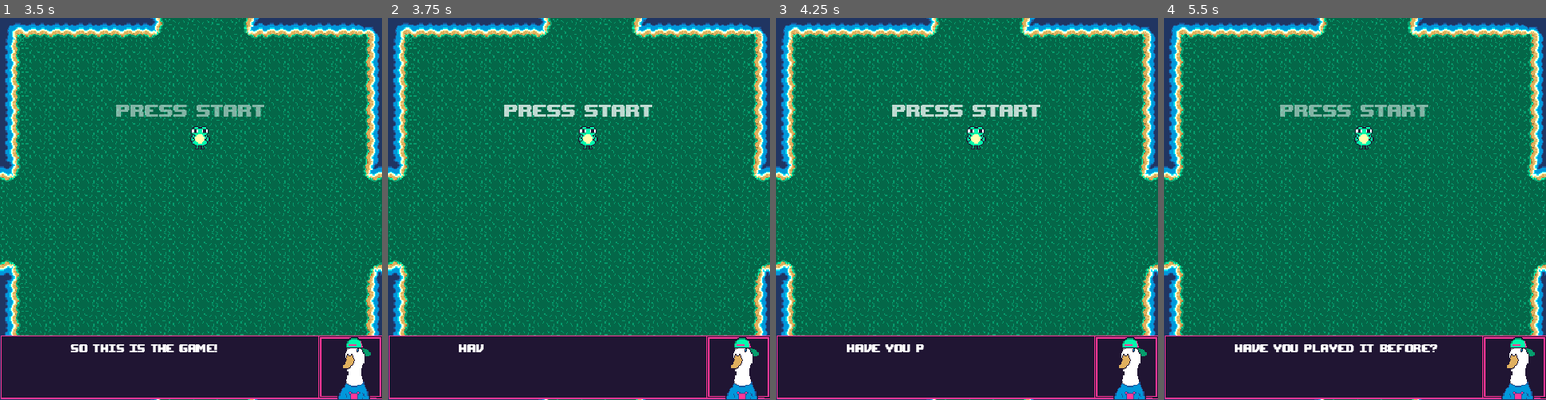
Above: before the commit, frames 1-4 (left to right).
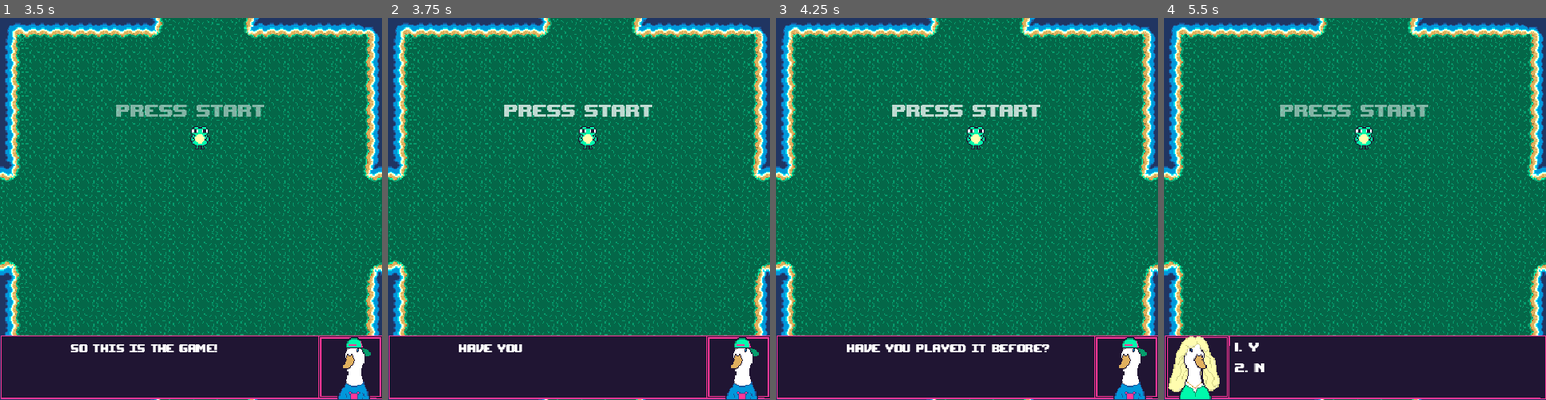
Above: after the commit, the same moments.

Repository: FelixJons/gdtv-jam-2023
Game: Godot game, scene res://game/game_world.tscn
Same seed, same stepped clock (60 frames per second), same inputs: the game is played once before the commit and once after it. The engine's default icon, where the game draws it, is replaced by a stand-in: a white triangle on a blue panel in a dark square.
Inputs:
- Up to frame 1 (3.5 s): tap Enter every 0.75 s from 0.5 to 2.75 s; hold Right (fire_right) 0.53-1.28 s; tap Space (item) every 0.75 s from 0.6 to 2.85 s; hold Down (fire_down) 1.28-2.03 s; hold Right (fire_right) 2.03-2.78 s; hold Up (fire_up) from 2.78 s (still down)
- Up to frame 2 (3.75 s): tap Enter at 3.5 s; release Up (fire_up) at 3.53 s; hold Left (fire_left) from 3.53 s (still down); tap Space (item) at 3.6 s
- Up to frame 3 (4.25 s): keep holding Left (fire_left)
- Up to frame 4 (5.5 s): tap Enter at 4.25 s; tap Space (item) at 4.35, 5.1 s; release Left (fire_left) at 5.03 s; hold Down (fire_down) from 5.03 s (still down)

Frame 1 is identical in both runs. In frame 2, 0.1% of the frame differs, in the area x 25-36%, y 85-88%; in frame 3, 0.5%; in frame 4, 3.6%, in the area x 0-100%, y 83-100%.

Commit message:
Fixed game over shader

Diff:
--- a/arcade_hall/start_dialogue.gd
+++ b/arcade_hall/start_dialogue.gd
@@ -10,7 +10,7 @@
 @export var game_scene: PackedScene
 var dialogue_dict: Dictionary
 var answers_dict: Dictionary
-var text_speed: float = 0.05
+var text_speed: float = 0.001
 var answer_delay: float = 1.0
 var is_loading_dialogue = false
 var current_dialogue_id = "001"
--- /dev/null
+++ b/game/game_over_transition_shader.gdshader
@@ -0,0 +1,18 @@
+shader_type canvas_item;
+
+// Ranges from 0 to 1 over the course of the transition.
+// We use this to actually animate the shader.
+uniform float progress : hint_range(0, 1);
+
+// Size of each diamond, in pixels.
+uniform float diamondPixelSize = 10.0;
+
+void fragment() {
+	float xFraction = fract(FRAGCOORD.x / diamondPixelSize);
+	float yFraction = fract(FRAGCOORD.y / diamondPixelSize);
+	float xDistance = abs(xFraction - 0.5);
+	float yDistance = abs(yFraction - 0.5);
+	if (xDistance + yDistance + UV.x + UV.y > progress * 4.0) {
+		discard;
+	}
+}
--- a/game/game_world.gd
+++ b/game/game_world.gd
@@ -75,5 +75,7 @@
 		mosquito_timer.wait_time = 5.0
 		mosquito_timer.timeout.connect(enemy_spawner.spawn_mosquitos)
 	else:
-		print("GAME OVER!")
+		print("Game ova")
+		var tween = get_tree().create_tween()
+		tween.tween_property($GameOverShader.material, "shader_parameter/progress", 1.0, 4)
 	is_dialogue_active = false
--- a/game/game_world.tscn
+++ b/game/game_world.tscn
@@ -16,7 +16,7 @@
 [ext_resource type="Script" path="res://arcade_hall/answer_manager.gd" id="14_q20oy"]
 [ext_resource type="Script" path="res://arcade_hall/rich_text_label.gd" id="15_xeokh"]
 [ext_resource type="PackedScene" uid="uid://d2ctdbl6sent7" path="res://blinking_text.tscn" id="16_ub314"]
-[ext_resource type="Shader" path="res://shaders/game_world_transition_shader.gdshader" id="17_dp7f2"]
+[ext_resource type="Shader" path="res://game/game_over_transition_shader.gdshader" id="17_l0k7k"]
 
 [sub_resource type="Shader" id="Shader_ip3nw"]
 code = "/*
@@ -275,10 +275,33 @@
 shader_parameter/vignette_intensity = 0.4
 shader_parameter/vignette_opacity = 0.5
 
+[sub_resource type="Shader" id="Shader_67qnb"]
+code = "shader_type canvas_item;
+
+uniform int visible_rows = 0;
+uniform float offset = 0.0;
+
+const float viewport_height = 1.0 / 384.0;
+const float row_size = 1.0 / 8.0;
+
+void fragment() {
+	float y = UV.y / viewport_height;
+	float row = float((y * row_size) + (offset * row_size));
+
+	if (row > float(visible_rows)) {
+		COLOR = vec4(0.0, 0.0, 0.0, 1.0);
+	}
+}"
+
 [sub_resource type="ShaderMaterial" id="ShaderMaterial_4efw8"]
-shader = ExtResource("17_dp7f2")
+shader = SubResource("Shader_67qnb")
 shader_parameter/visible_rows = 0
 shader_parameter/offset = 0.0
+
+[sub_resource type="ShaderMaterial" id="ShaderMaterial_yfybr"]
+shader = ExtResource("17_l0k7k")
+shader_parameter/progress = 0.0
+shader_parameter/diamondPixelSize = 10.0
 
 [node name="World" type="Node2D"]
 script = ExtResource("1_u35l1")
@@ -294,6 +317,44 @@
 default_enemy_scene = ExtResource("5_sty1u")
 mosquito_enemy_scene = ExtResource("6_rbp4q")
 bat_enemy_scene = ExtResource("7_3h4yj")
+
+[node name="ScreenShader" type="ColorRect" parent="."]
+visible = false
+z_index = 2
+material = SubResource("ShaderMaterial_nlt3b")
+offset_left = 1.0
+offset_right = 385.0
+offset_bottom = 384.0
+mouse_filter = 2
+
+[node name="PressStartText" parent="." instance=ExtResource("16_ub314")]
+offset_left = 117.0
+offset_top = 81.0
+offset_right = 263.0
+offset_bottom = 106.0
+text = "PRESS START"
+
+[node name="TransitionShader" type="ColorRect" parent="."]
+visible = false
+z_index = 10
+material = SubResource("ShaderMaterial_4efw8")
+offset_right = 388.0
+offset_bottom = 385.0
+color = Color(0, 0, 0, 0)
+
+[node name="DefaultVerticalTimer" type="Timer" parent="."]
+
+[node name="DefaultHorizontalTimer" type="Timer" parent="."]
+
+[node name="MosquitoTimer" type="Timer" parent="."]
+
+[node name="BatTimer" type="Timer" parent="."]
+
+[node name="GameOverShader" type="ColorRect" parent="."]
+material = SubResource("ShaderMaterial_yfybr")
+offset_right = 387.0
+offset_bottom = 385.0
+color = Color(0, 0, 0, 1)
 
 [node name="DialogueBox" type="Sprite2D" parent="."]
 visible = false
@@ -363,35 +424,3 @@
 fit_content = true
 meta_underlined = false
 script = ExtResource("15_xeokh")
-
-[node name="ScreenShader" type="ColorRect" parent="."]
-visible = false
-z_index = 2
-material = SubResource("ShaderMaterial_nlt3b")
-offset_left = 1.0
-offset_right = 385.0
-offset_bottom = 384.0
-mouse_filter = 2
-
-[node name="PressStartText" parent="." instance=ExtResource("16_ub314")]
-offset_left = 117.0
-offset_top = 81.0
-offset_right = 263.0
-offset_bottom = 106.0
-text = "PRESS START"
-
-[node name="TransitionShader" type="ColorRect" parent="."]
-visible = false
-z_index = 10
-material = SubResource("ShaderMaterial_4efw8")
-offset_right = 388.0
-offset_bottom = 385.0
-color = Color(0, 0, 0, 0)
-
-[node name="DefaultVerticalTimer" type="Timer" parent="."]
-
-[node name="DefaultHorizontalTimer" type="Timer" parent="."]
-
-[node name="MosquitoTimer" type="Timer" parent="."]
-
-[node name="BatTimer" type="Timer" parent="."]
--- a/shaders/game_world_transition_shader.gdshader
+++ /dev/null
@@ -1,16 +0,0 @@
-shader_type canvas_item;
-
-uniform int visible_rows = 0;
-uniform float offset = 0.0;
-
-const float viewport_height = 1.0 / 384.0;
-const float row_size = 1.0 / 8.0;
-
-void fragment() {
-	float y = UV.y / viewport_height;
-	float row = float((y * row_size) + (offset * row_size));
-
-	if (row > float(visible_rows)) {
-		COLOR = vec4(0.0, 0.0, 0.0, 1.0);
-	}
-}
Not shown: 1 places in game/game_world.tscn that only renumber resources
